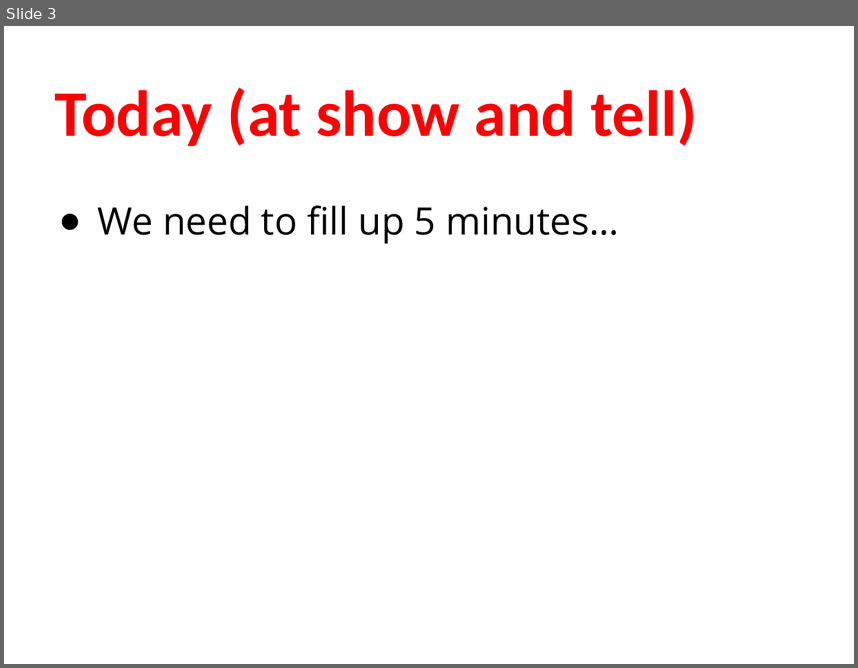
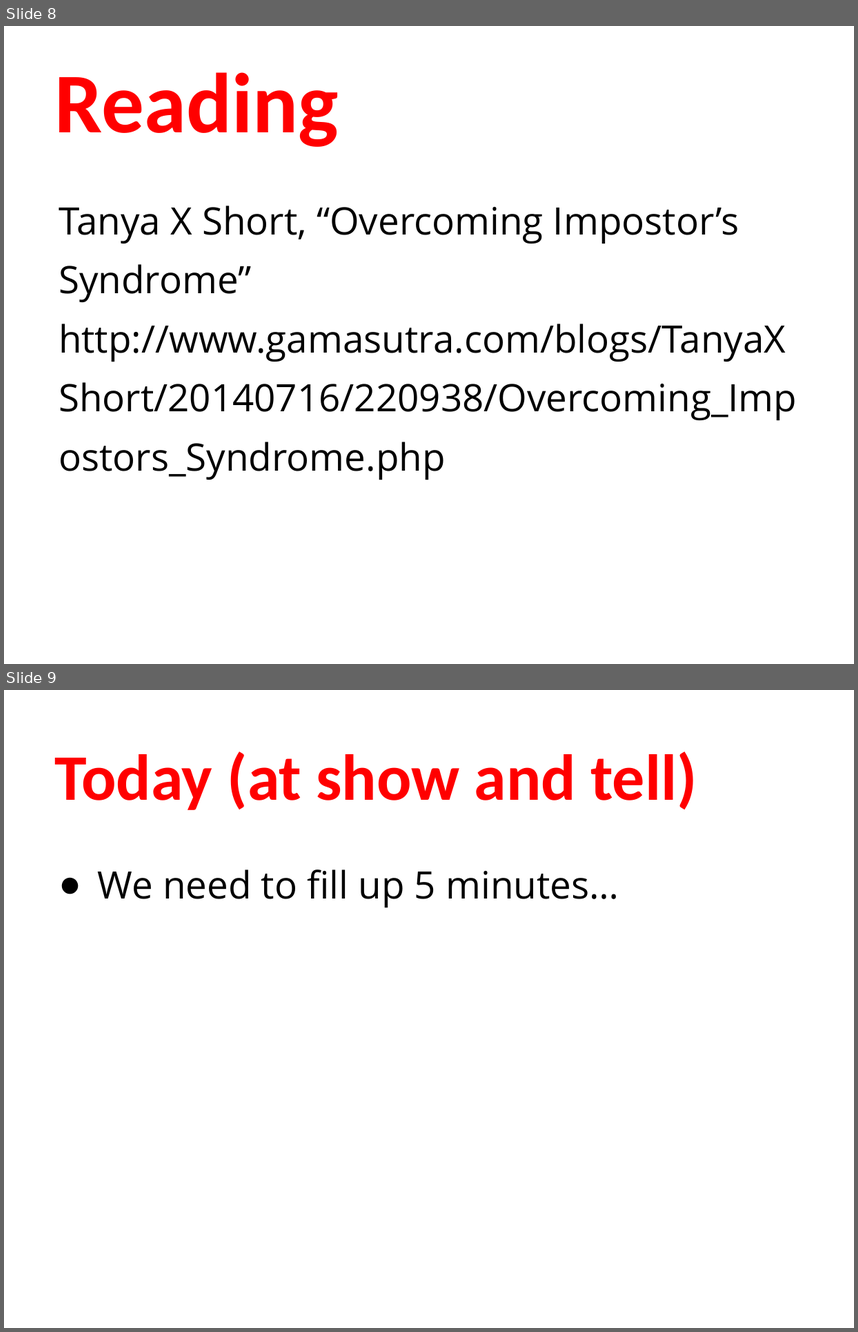
Before and after one commit to humanitiesprogramming/slides, a slide deck: 2017/python/day3-review.pptx. Shown one above the other, each under a label of ours: slide 3 before the commit, slides 8 and 9 after it. The pictures are 858x668 and 858x1332 pixels, drawn with LibreOffice and Linux fonts; fonts in the diff are those of the drawing. Boxes give left, top, right and bottom in pixels: in the first picture for what was removed or moved away, otherwise in the second. Text is boxed around its words. In the diff, an @@ line names an element or a change of style, - is before the commit and + after.

```diff
--- a/2017/python/day3-review.pptx
+++ b/2017/python/day3-review.pptx
@@ slide 8 added at bbox=[4, 26, 854, 664], background #FFFFFF @@
@@ title added at bbox=[55, 72, 339, 147], 72 pt, text #FF0000, bold @@
+Reading
@@ text added at bbox=[59, 205, 797, 479], 32 pt, text #000000 @@
+Tanya X Short, “Overcoming Impostor’s Syndrome” http://www.gamasutra.com/blogs/TanyaXShort/20140716/220938/Overcoming_Impostors_Syndrome.php
@@ what was slide 3 is now slide 9 @@
```
Also in this commit, not shown: 1 slide changed, 7 other slides added, 1 slide removed, 2 other files.
